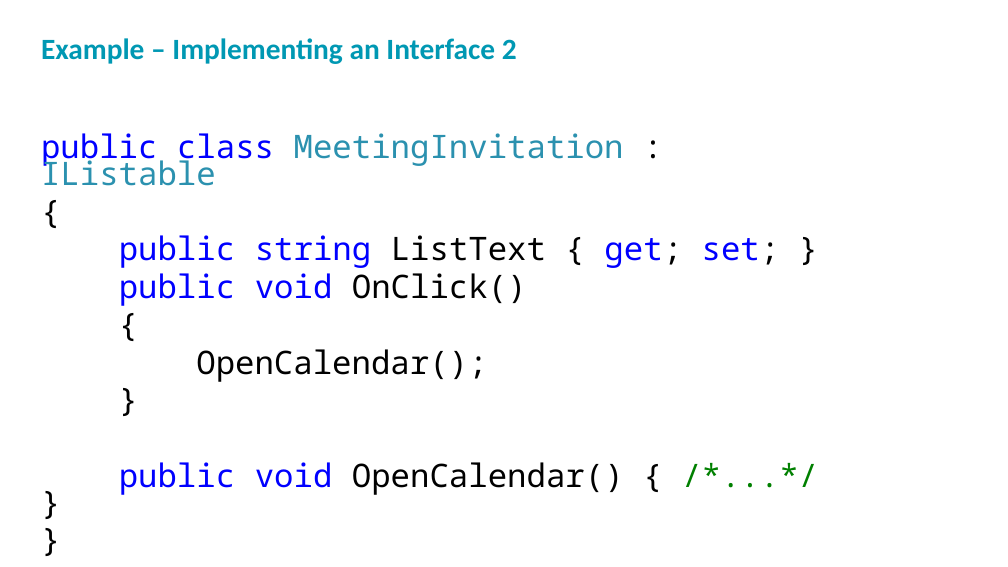
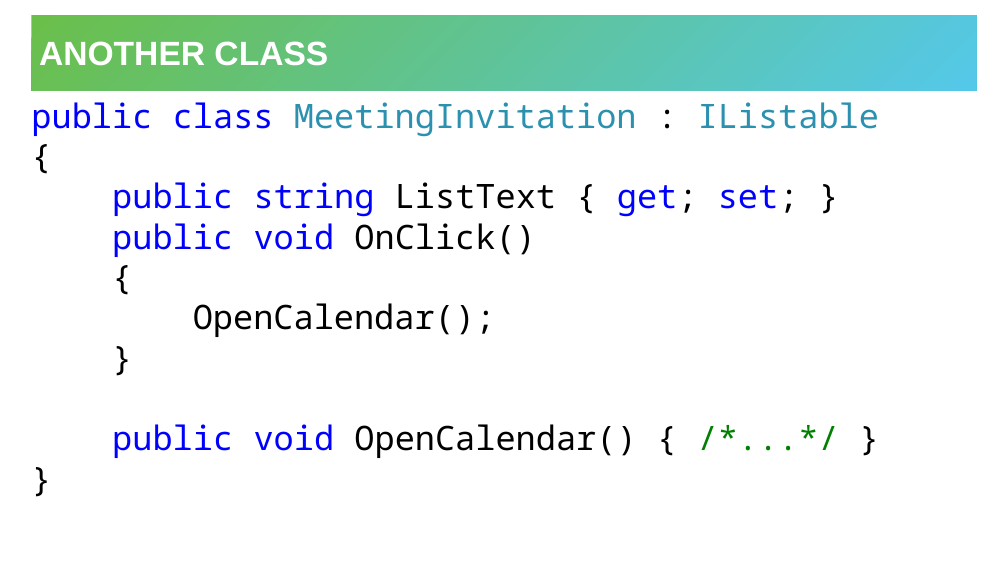
Before and after one commit to hytechclub/cs-102, a slide deck: slide 8 of Interfaces/Interfaces.pptx. Drawn at 1008x567 pixels with LibreOffice and Linux fonts; fonts in the diff are those of the drawing; background and template pictures are left out. Boxes give left, top, right and bottom in pixels: in the first picture for what was removed or moved away, otherwise in the second. Text is boxed around its words. In the diff, an @@ line names an element or a change of style, - is before the commit and + after.

Commit message:
update interfaces ppt

```diff
--- a/Interfaces/Interfaces.pptx
+++ b/Interfaces/Interfaces.pptx
@@ title added at bbox=[32, 15, 977, 91], fill gradient #6ABF4B to #54C8E8, 32 pt, text #FFFFFF, bold @@
+ANOTHER CLASS
@@ text removed at bbox=[41, 38, 517, 64] @@
-Example – Implementing an Interface 2
@@ text "public class MeetingInvitation : IListable": place and size @@
-text "public class MeetingInvitation : IListable" at bbox=[41, 133, 780, 495]
+text "public class MeetingInvitation : IListable" at bbox=[31, 102, 879, 458]
@@ text "public class MeetingInvitation : IListable" at bbox=[31, 102, 879, 458]: size 30.8 to 32 pt; line spacing 0.7 to 1; less space between paragraphs @@
```
Also in this commit, not shown: 8 other slides changed, 1 slide added.
